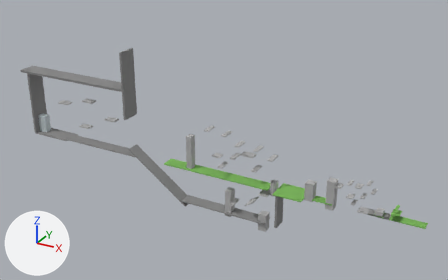
What one commit did to the OBJ model teamD/data/stage/stage3.obj.
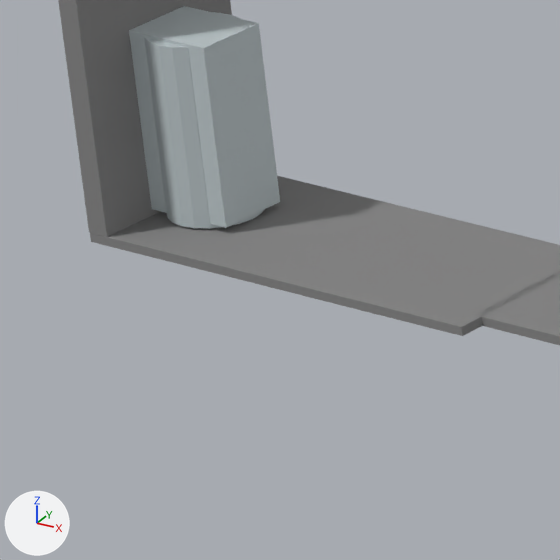
Each version appears first whole from a 50 mm lens placed at (1692.0, -10151.0, 5866.0), pointed at (-4029.0, 251.0, 665.0), and next in a close-up on the part from 6% to 17% of the width and 40% to 57% of the height. Lighting does not change. The marker at lower left points along +X, +Y and +Z. Where no turn or scale is listed for an object, it has been applied to the vertices. Vertices at the same position are counted once.

In view in the first close-up: 'stage3'.
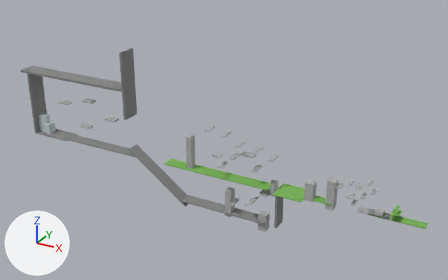
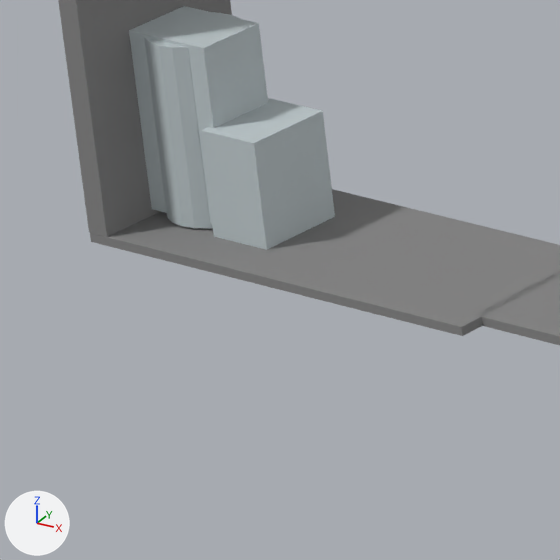
Location of each change, [x1, y1, x2, y2] in pixels of the close-ups (560 x 560 px):
part 1 of me_stage3, added: after [201, 98, 335, 250]

Patch to the scene script:
```diff
--- a/teamD/data/stage/stage3.obj.py
+++ b/teamD/data/stage/stage3.obj.py
@@ me_stage3 @@
 me_stage3.from_pydata(...)  # 756 vertices, 696 faces; spans x -9210.0..250.0, y -267.0..267.0, z -1028.0..2348.0
 # used by ob_stage3; location = (0.0, 0.0, 0.0)
+# me_stage3 part 1: a new loose piece, a box spanning x -8763.0..-8619.0, y -100.0..100.0, z -33.0..225.0, in mat_mat4 (light grey #c2cdd0)
 me_stage3.materials.append(mat_mat1)
```
